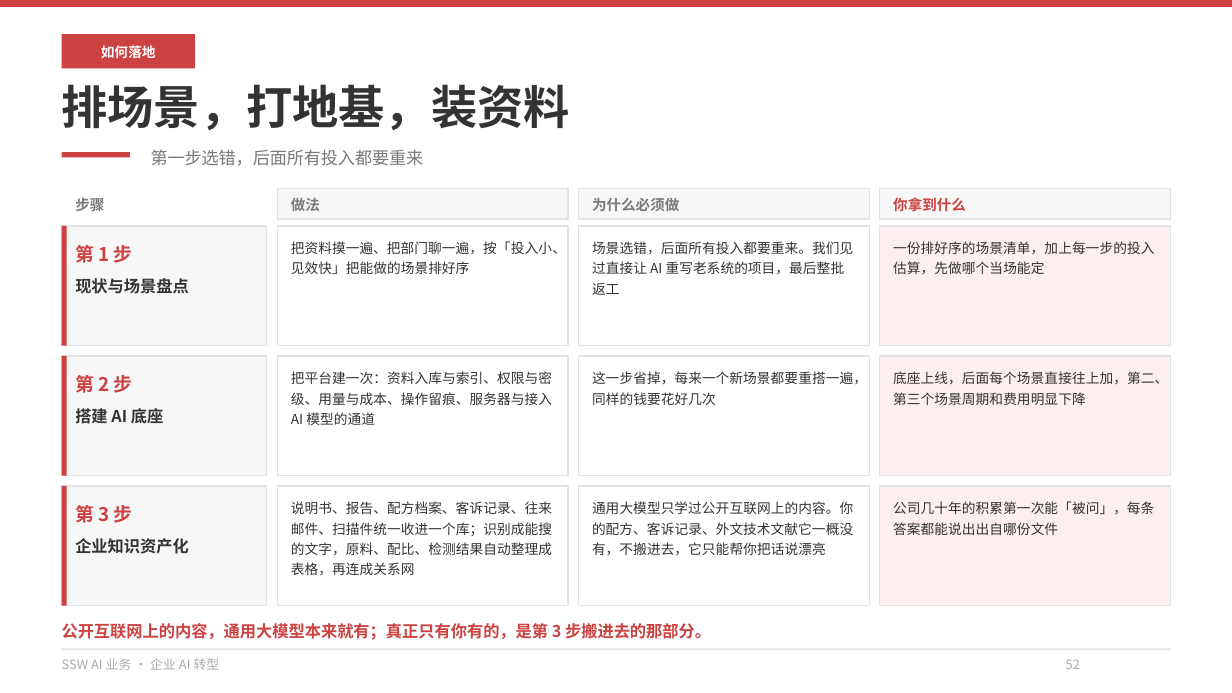
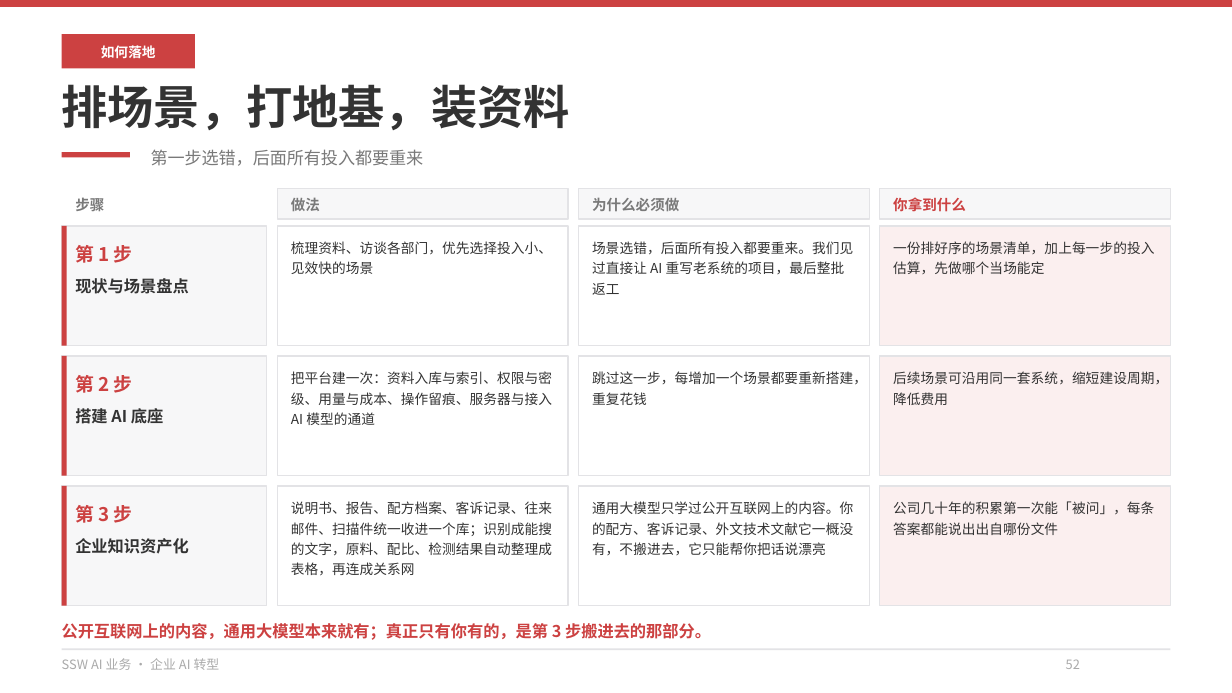
Before and after one commit to hveraus/ssw-business, a slide deck: slide 52 of SSW AI 业务_v2/SSW AI 业务_v3.pptx. Drawn at 1232x693 pixels with LibreOffice and Linux fonts; fonts in the diff are those of the drawing. Boxes give left, top, right and bottom in pixels: in the first picture for what was removed or moved away, otherwise in the second. Text is boxed around its words. In the diff, an @@ line names an element or a change of style, - is before the commit and + after.

```diff
--- a/SSW AI 业务_v2/SSW AI 业务_v3.pptx
+++ b/SSW AI 业务_v2/SSW AI 业务_v3.pptx
@@ text at (291,241,552,274): text changed @@
-把资料摸一遍、把部门聊一遍，按「投入小、见效快」把能做的场景排好序
+梳理资料、访谈各部门，优先选择投入小、见效快的场景
@@ text at (592,371,867,405): text changed @@
-这一步省掉，每来一个新场景都要重搭一遍，同样的钱要花好几次
+跳过这一步，每增加一个场景都要重新搭建，重复花钱
@@ text at (893,371,1168,405): text changed @@
-底座上线，后面每个场景直接往上加，第二、第三个场景周期和费用明显下降
+后续场景可沿用同一套系统，缩短建设周期，降低费用
```
Also in this commit, not shown: 30 other slides changed, 1 slide added, 4 other files.
